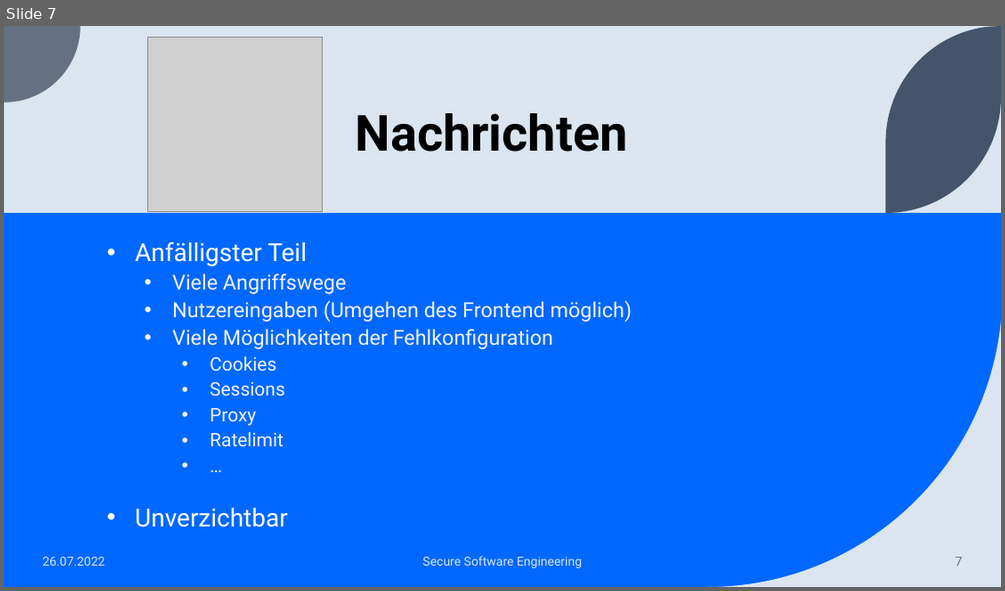
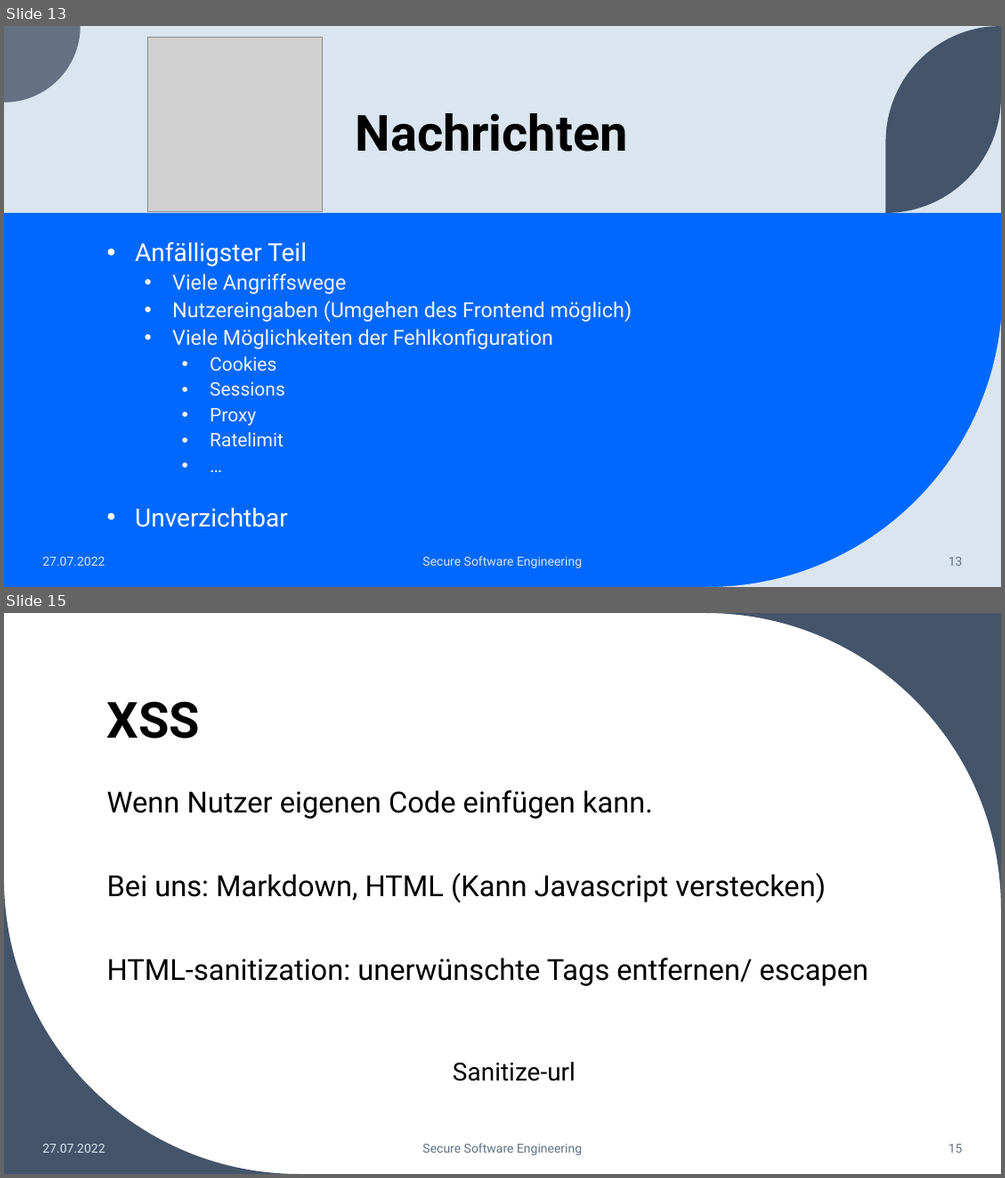
Before and after one commit to BranAndSceolan/SSE-Notes, a slide deck: documentation/Notiz-App.pptx. Shown one above the other, each under a label of ours: slide 7 before the commit, slides 13 and 15 after it; the slides between them are not shown. The pictures are 1005x591 and 1005x1178 pixels, drawn with LibreOffice and Linux fonts; fonts in the diff are those of the drawing; grey boxes stand for pictures. Boxes give left, top, right and bottom in pixels: in the first picture for what was removed or moved away, otherwise in the second. Text is boxed around its words. In the diff, an @@ line names an element or a change of style, - is before the commit and + after.

```diff
--- a/documentation/Notiz-App.pptx
+++ b/documentation/Notiz-App.pptx
@@ slide 15 added at (x1=4, y1=613, x2=1001, y2=1174), background #FFFFFF @@
@@ freeform shape added at (x1=705, y1=613, x2=1001, y2=908), fill #44546A @@
@@ title added at (x1=107, y1=701, x2=200, y2=738), 48 pt, text #000000, bold @@
+XSS
@@ text added at (x1=107, y1=790, x2=869, y2=986), 28 pt, text #000000 @@
+Wenn Nutzer eigenen Code einfügen kann.
+Bei uns: Markdown, HTML (Kann Javascript verstecken)
+HTML-sanitization: unerwünschte Tags entfernen/ escapen
@@ freeform shape added at (x1=4, y1=878, x2=299, y2=1174), fill #44546A @@
@@ text added at (x1=453, y1=1062, x2=575, y2=1081), 24 pt, text #000000 @@
+Sanitize-url
@@ text added at (x1=42, y1=1143, x2=105, y2=1152), 12 pt, text #DAE5EF @@
+27.07.2022
@@ text added at (x1=422, y1=1143, x2=582, y2=1155), 12 pt, text #637183 @@
+Secure Software Engineering
@@ page number added at (x1=948, y1=1143, x2=963, y2=1152), 12 pt, text #637183 @@
+15
@@ what was slide 7 is now slide 13 @@
@@ slide 13 changed as well @@
@@ text at (x1=42, y1=556, x2=105, y2=565): text changed @@
-26.07.2022
+27.07.2022
@@ page number at (x1=948, y1=556, x2=963, y2=565): text changed @@
-7
+13
```
Also in this commit, not shown: 7 other slides changed, 18 other slides added, 8 slides removed.
